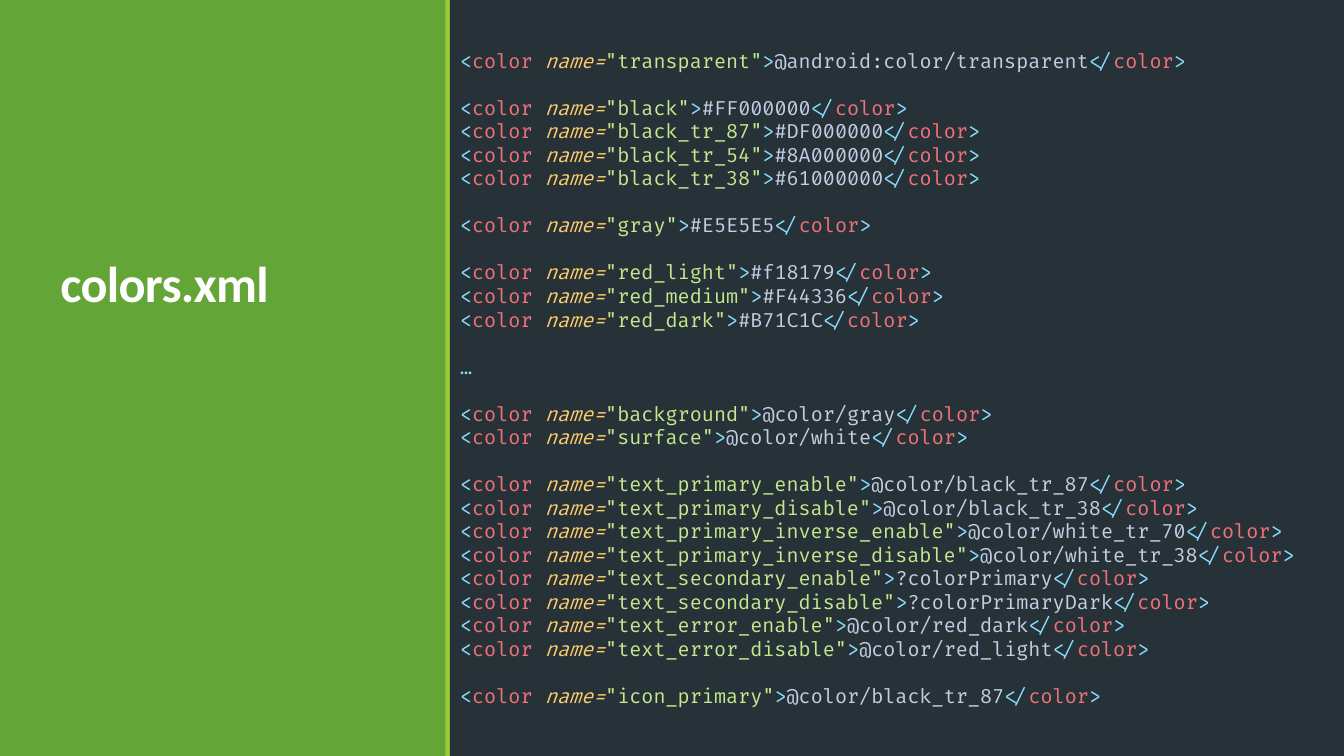
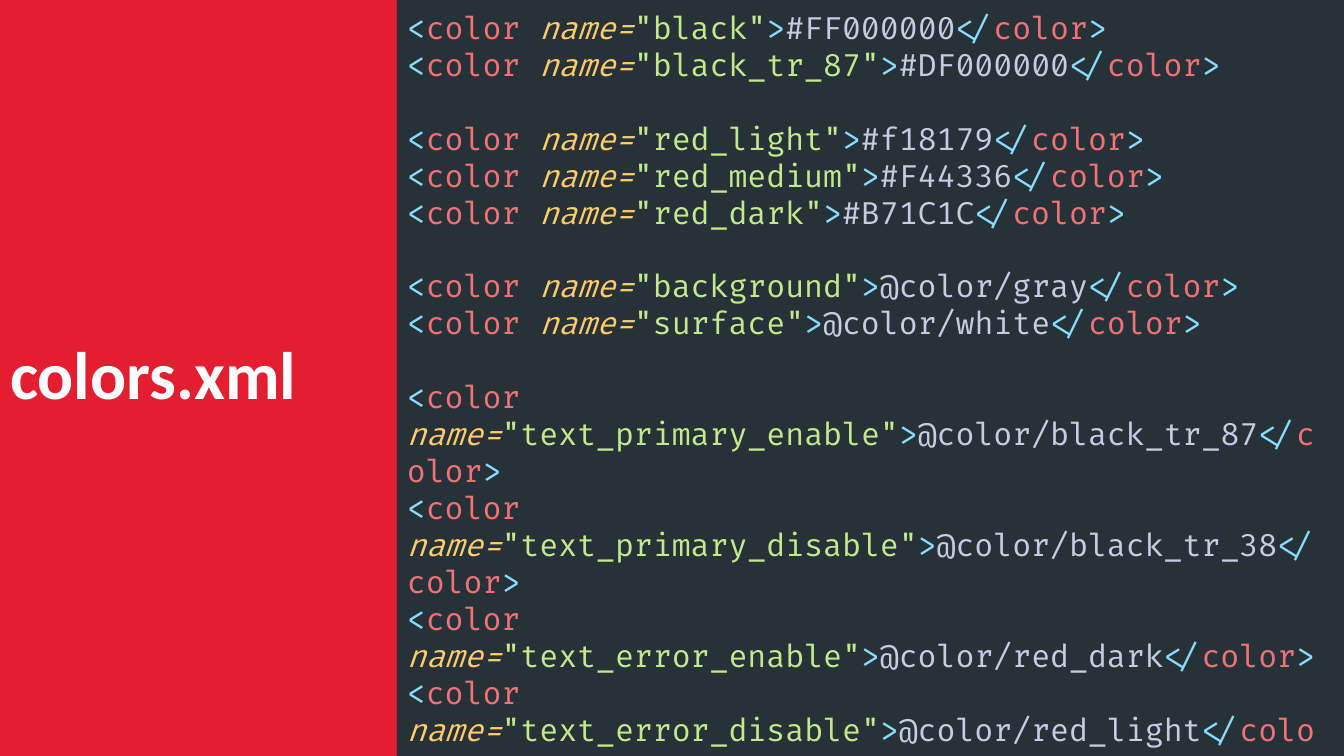
Before and after one commit to ZebanNikolay/android-style-best-practices, a slide deck: slide 8 of Styles and Themes in Android.pptm. Drawn at 1344x756 pixels with LibreOffice and Linux fonts; fonts in the diff are those of the drawing. Boxes give left, top, right and bottom in pixels: in the first picture for what was removed or moved away, otherwise in the second. Text is boxed around its words. In the diff, an @@ line names an element or a change of style, - is before the commit and + after.

Commit message:
Update presentation

```diff
--- a/Styles and Themes in Android.pptm
+++ b/Styles and Themes in Android.pptm
@@ title "colors.xml": place and size @@
-title "colors.xml" at bbox=[60, 266, 268, 303]
+title "colors.xml" at bbox=[0, 0, 397, 756]
@@ title "colors.xml" at bbox=[0, 0, 397, 756]: size 36 to 48 pt, letter spacing -0.5 to 0 pt; line spacing 0.85 to 0.9; vertical alignment bottom to middle; fill none to #E21E30 @@
@@ rectangle removed at bbox=[0, 0, 447, 756] @@
@@ text "<color name="transparent">@android:color/transparent</color> ...": place and size @@
-text "<color name="transparent">@android:color/transparent</color> ..." at bbox=[450, 0, 1344, 756]
+text "<color name="transparent">@android:color/transparent</color> ..." at bbox=[397, 0, 1344, 756]
@@ text at bbox=[407, 14, 1316, 748]: text changed; size 14 to 22 pt @@
-<color name="transparent">@android:color/transparent</color>
-<color name="black">#FF000000</color>
-<color name="black_tr_87">#DF000000</color>
-<color name="black_tr_54">#8A000000</color>
-<color name="black_tr_38">#61000000</color>
-<color name="gray">#E5E5E5</color>
-<color name="red_light">#f18179</color>
-<color name="red_medium">#F44336</color>
-<color name="red_dark">#B71C1C</color>
-…
-<color name="background">@color/gray</color>
-<color name="surface">@color/white</color>
-<color name="text_primary_enable">@color/black_tr_87</color>
-<color name="text_primary_disable">@color/black_tr_38</color>
-<color name="text_primary_inverse_enable">@color/white_tr_70</color>
-<color name="text_primary_inverse_disable">@color/white_tr_38</color>
-<color name="text_secondary_enable">?colorPrimary</color>
-<color name="text_secondary_disable">?colorPrimaryDark</color>
-<color name="text_error_enable">@color/red_dark</color>
-<color name="text_error_disable">@color/red_light</color>
-<color name="icon_primary">@color/black_tr_87</color>
+<color name="transparent">@android:color/transparent</color>
+<color name="black">#FF000000</color>
+<color name="black_tr_87">#DF000000</color>
+<color name="red_light">#f18179</color>
+<color name="red_medium">#F44336</color>
+<color name="red_dark">#B71C1C</color>
+<color name="background">@color/gray</color>
+<color name="surface">@color/white</color>
+<color name="text_primary_enable">@color/black_tr_87</color>
+<color name="text_primary_disable">@color/black_tr_38</color>
+<color name="text_error_enable">@color/red_dark</color>
+<color name="text_error_disable">@color/red_light</color>
+<color name="icon_primary">@color/black_tr_87</color>
@@ rectangle removed at bbox=[446, 0, 453, 756] @@
```
Also in this commit, not shown: 28 other slides changed.
